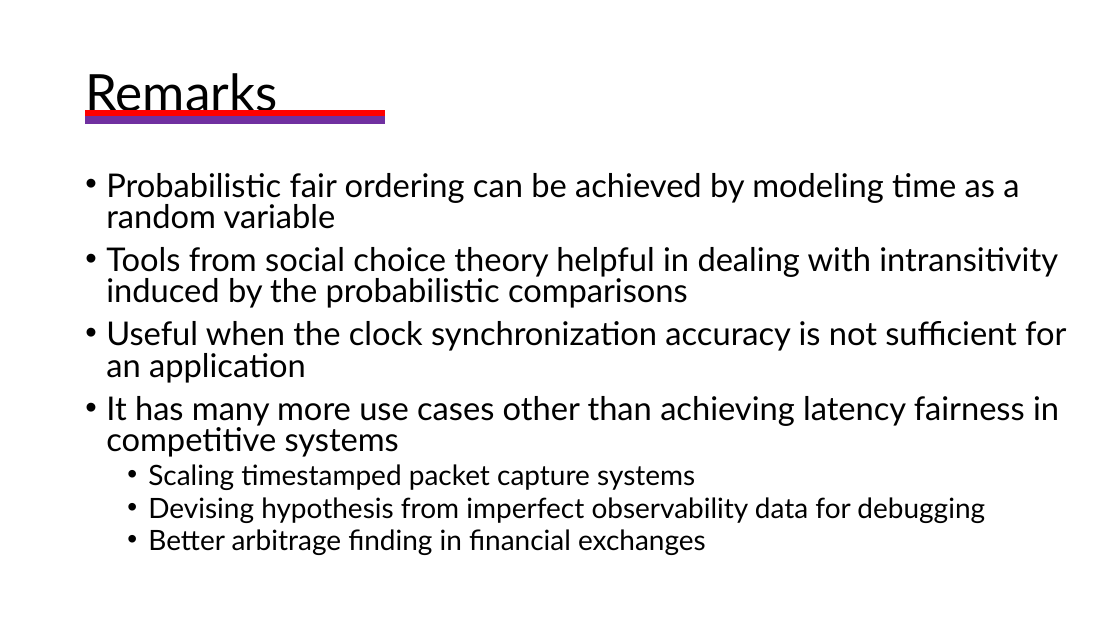
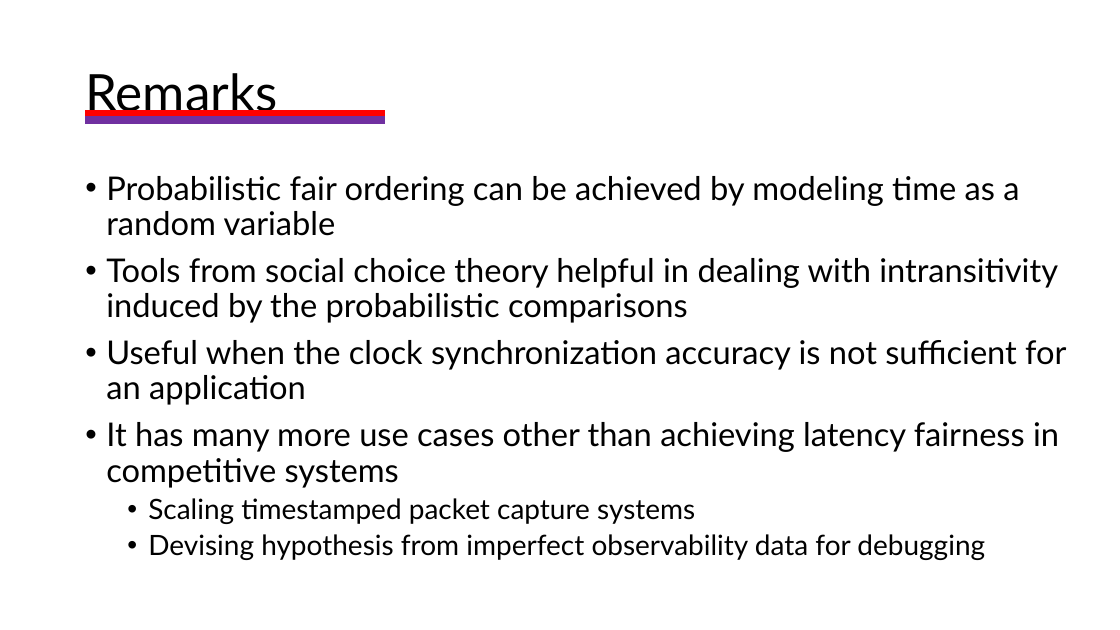
Before and after one commit to HaseebLUMS/Onyx-Presentation, a slide deck: slide 168 of thesis-latency-fairness.pptx. Drawn at 1120x630 pixels with LibreOffice and Linux fonts; fonts in the diff are those of the drawing. Boxes give left, top, right and bottom in pixels: in the first picture for what was removed or moved away, otherwise in the second. Text is boxed around its words. In the diff, an @@ line names an element or a change of style, - is before the commit and + after.

```diff
--- a/thesis-latency-fairness.pptx
+++ b/thesis-latency-fairness.pptx
@@ text "Probabilistic fair ordering can be ..." at [106,176,1066,560]: line spacing 0.8 to 0.9 @@
@@ text at [148,529,706,555]: paragraph removed @@
-  • Better arbitrage finding in financial exchanges
```
Also in this commit, not shown: 2 other slides changed.
